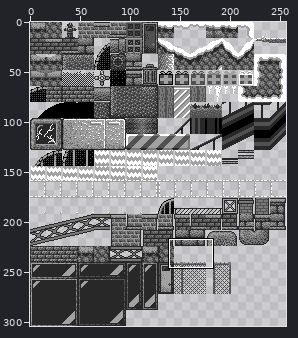
Edited in one commit: sprite sheet (bin/assets/img/tilesets/urban.png). The first picture is a wide view before the edit; the outline marks the close-up.
Close-up. Before:
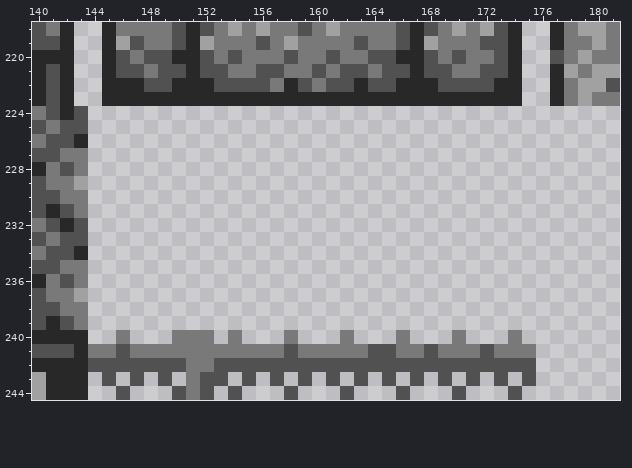
The file is 256x304 pixels. Shown: x 140..181, y 218..244.
New version:
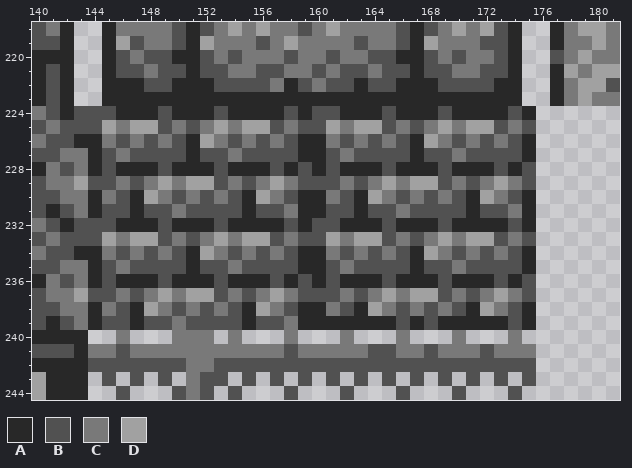
Palette (. is transparent): A #282828  B #515151  C #797979  D #a1a1a1
The edit:
@@ x 140..181 @@
 223 ABA..AAAAAAAAAAAAAAAAAAAAAAAAAAAAAA..ACDCC
-224 CBAB......................................
-225 BCBB......................................
-226 CBBA......................................
-227 BBCC......................................
-228 ACBC......................................
-229 BCCD......................................
-230 BBCC......................................
-231 BABC......................................
-232 CBAB......................................
-233 BCBB......................................
-234 CBBA......................................
-235 BBCC......................................
-236 ACBC......................................
-237 BCCD......................................
-238 BBCC......................................
-239 BABC......................................
+224 CBABBBAAABAAABAAAABABBAAABAAABAAAABA......
+225 BCBBBDCDDBCBCDCDDBCBBDCDDBCBCDCDDBCB......
+226 CBBAACBCBCBADCBCBCBAACBCBCBADCBCBCBA......
+227 BBCCABCBBBBABBCBBBBAABCBBBBABBCBBBBA......
+228 ACBCABAAABAAABAAABABABAAABAAABAAABAB......
+229 BCCDBBCBCDCDDBCBCDCBBBCBCDCDDBCBCDCB......
+230 BBCCACBADCBCBCBADCBAACBADCBCBCBADCBA......
+231 BABCABBABBCBBBBABBCAABBABBCBBBBABBCA......
+232 CBABBBAAABAAABAAAABABBAAABAAABAAAABA......
+233 BCBBBDCDDBCBCDCDDBCBBDCDDBCBCDCDDBCB......
+234 CBBAACBCBCBADCBCBCBAACBCBCBADCBCBCBA......
+235 BBCCABCBBBBABBCBBBBAABCBBBBABBCBBBBA......
+236 ACBCABAAABAAABAAABABABAAABAAABAAABAB......
+237 BCCDBBCBCDCDDBCBCDCBBBCBCDCDDBCBCDCB......
+238 BBCCACBADCBCBCBADCBAACBADCBCBCBADCBA......
+239 BABCABBABBCBBBBABBCAAAAAAABABAAAAABA......
 240 AAAA..C...CCC.C...C...C...C...C...C.......
Changed places in both close-ups, as pixel boxes (x1, y1, x2, y2):
added: (88, 106, 536, 330)
